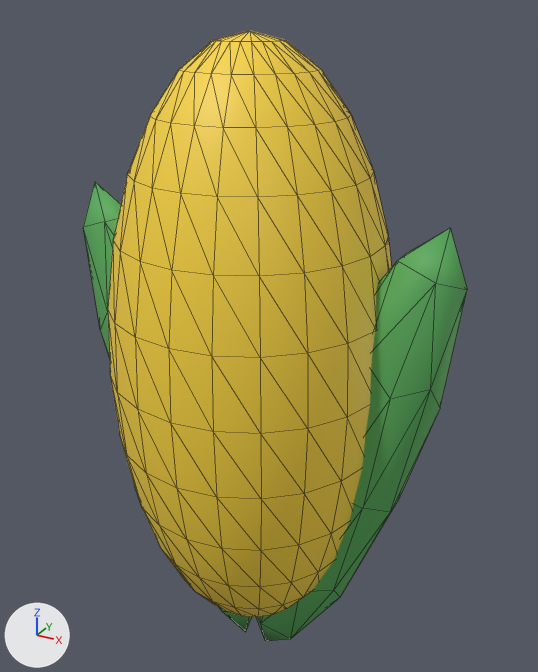
Two versions of the glTF model game/assets/resources/models/corn.glb, one commit apart.
One viewpoint serves both versions: a camera (50 mm lens) standing at (0.5, -0.868, 0.525) and looking at (0.002, 0.037, 0.072). Every picture has the same lights, and +X, +Y and +Z are marked at lower left. The picture after the commit comes second. Mesh edges are drawn as thin lines. Vertices at exactly the same position are counted once.

Objects in the first picture: 'corn'.
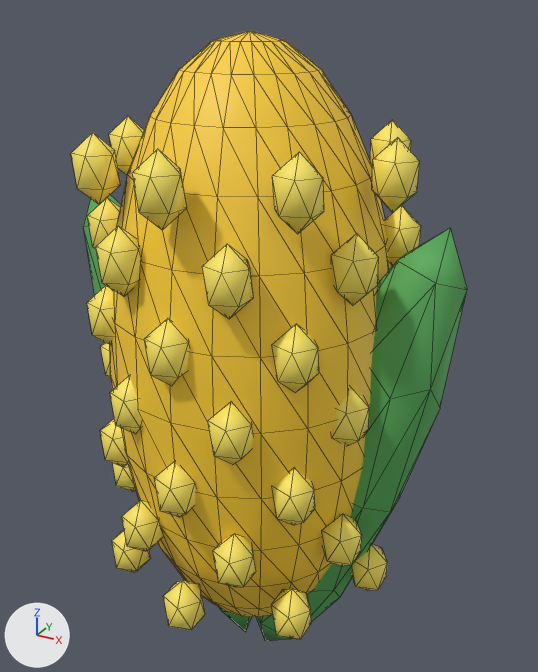
Changed parts and their boxes [x1, y1, x2, y2] in the pictures (538 x 672 px):
'corn', reshaped: before [83, 30, 467, 641]; after [71, 30, 467, 641]
part 1 of me_sphere, added (yellow): after [352, 544, 387, 591]
part 2 of me_sphere, added (yellow): after [112, 530, 151, 572]
part 3 of me_sphere, added (yellow): after [163, 581, 205, 630]
part 4 of me_sphere, added (yellow): after [271, 589, 312, 639]
part 5 of me_sphere, added (yellow): after [112, 463, 135, 492]
part 6 of me_sphere, added (yellow): after [122, 500, 163, 551]
part 7 of me_sphere, added (yellow): after [213, 534, 256, 588]
part 8 of me_sphere, added (yellow): after [322, 514, 362, 566]
part 9 of me_sphere, added (yellow): after [100, 419, 128, 467]
part 10 of me_sphere, added (yellow): after [155, 463, 196, 517]
part 11 of me_sphere, added (yellow): after [273, 470, 315, 525]
part 12 of me_sphere, added (mostly hidden): after [100, 342, 111, 378]
part 13 of me_sphere, added (yellow): after [110, 376, 142, 433]
part 14 of me_sphere, added (yellow): after [208, 404, 253, 464]
part 15 of me_sphere, added (yellow): after [71, 116, 421, 446]

The change, as a list of edits to the scene's bpy script:
```text
Add mat_corn_kernel_light:
    mat_corn_kernel_light = principled_material('corn_kernel_light')
    mat_corn_kernel_light.base_color = (1.0, 0.82, 0.13)  # yellow #ffea65
    mat_corn_kernel_light.roughness = 0.48
Change me_sphere:
    used by ob_corn; location = (0.0, 0.0, 0.0)
    remove me_sphere.from_pydata(...)  # 372 vertices, 732 faces; spans x -0.299..0.299, y -0.208..0.208, z -0.5..0.5
    add me_sphere.from_pydata(...)  # 1044 vertices, 1852 faces; spans x -0.299..0.299, y -0.23..0.23, z -0.5..0.5
    me_sphere part 1: a new loose piece, an icosphere of 20 faces spanning x 0.168..0.226, y -0.028..0.028, z -0.305..-0.214, in mat_corn_kernel_light (yellow #ffea65)
    me_sphere part 2: a new loose piece, an icosphere of 20 faces spanning x -0.176..-0.118, y -0.17..-0.115, z -0.305..-0.214, in mat_corn_kernel_light (yellow #ffea65)
    me_sphere part 3: a new loose piece, an icosphere of 20 faces spanning x -0.034..0.025, y -0.23..-0.174, z -0.305..-0.214, in mat_corn_kernel_light (yellow #ffea65)
    me_sphere part 4: a new loose piece, an icosphere of 20 faces spanning x 0.109..0.167, y -0.17..-0.115, z -0.305..-0.214, in mat_corn_kernel_light (yellow #ffea65)
    me_sphere part 5: a new loose piece, an icosphere of 20 faces spanning x -0.22..-0.162, y -0.105..-0.05, z -0.205..-0.114, in mat_corn_kernel_light (yellow #ffea65)
    me_sphere part 6: a new loose piece, an icosphere of 20 faces spanning x -0.111..-0.053, y -0.214..-0.159, z -0.205..-0.114, in mat_corn_kernel_light (yellow #ffea65)
    me_sphere part 7: a new loose piece, an icosphere of 20 faces spanning x 0.044..0.102, y -0.214..-0.159, z -0.205..-0.114, in mat_corn_kernel_light (yellow #ffea65)
    me_sphere part 8: a new loose piece, an icosphere of 20 faces spanning x 0.153..0.211, y -0.105..-0.05, z -0.205..-0.114, in mat_corn_kernel_light (yellow #ffea65)
    me_sphere part 9: a new loose piece, an icosphere of 20 faces spanning x -0.176..-0.118, y -0.17..-0.115, z -0.106..-0.014, in mat_corn_kernel_light (yellow #ffea65)
    me_sphere part 10: a new loose piece, an icosphere of 20 faces spanning x -0.034..0.025, y -0.23..-0.174, z -0.106..-0.014, in mat_corn_kernel_light (yellow #ffea65)
    me_sphere part 11: a new loose piece, an icosphere of 20 faces spanning x 0.109..0.167, y -0.17..-0.115, z -0.106..-0.014, in mat_corn_kernel_light (yellow #ffea65)
    me_sphere part 12: a new loose piece, an icosphere of 20 faces spanning x -0.22..-0.162, y -0.105..-0.05, z -0.006..0.085, in mat_corn_kernel_light (yellow #ffea65)
    me_sphere part 13: a new loose piece, an icosphere of 20 faces spanning x -0.111..-0.053, y -0.214..-0.159, z -0.006..0.085, in mat_corn_kernel_light (yellow #ffea65)
    me_sphere part 14: a new loose piece, an icosphere of 20 faces spanning x 0.044..0.102, y -0.214..-0.159, z -0.006..0.085, in mat_corn_kernel_light (yellow #ffea65)
    me_sphere part 15: 312 vertices added at x -0.236..0.226, y -0.23..0.23, z -0.006..0.385
    other edits to the shape of me_sphere do not show in these pictures
    add me_sphere.materials.append(mat_corn_kernel_light)  # yellow #ffea65
```
